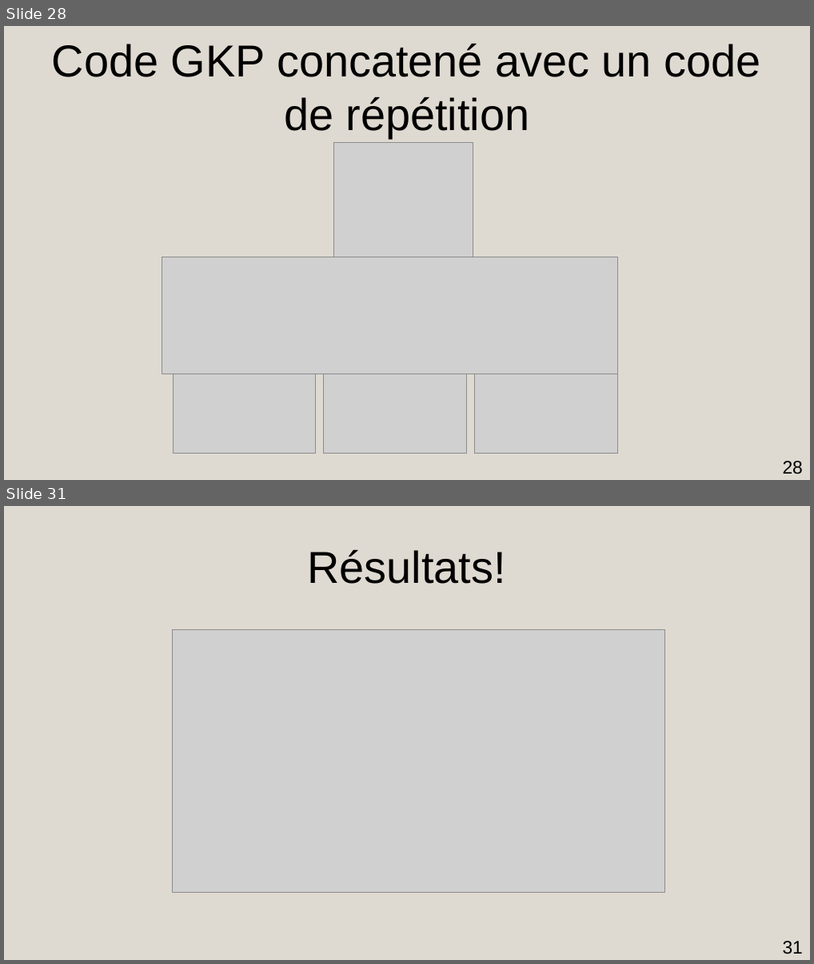
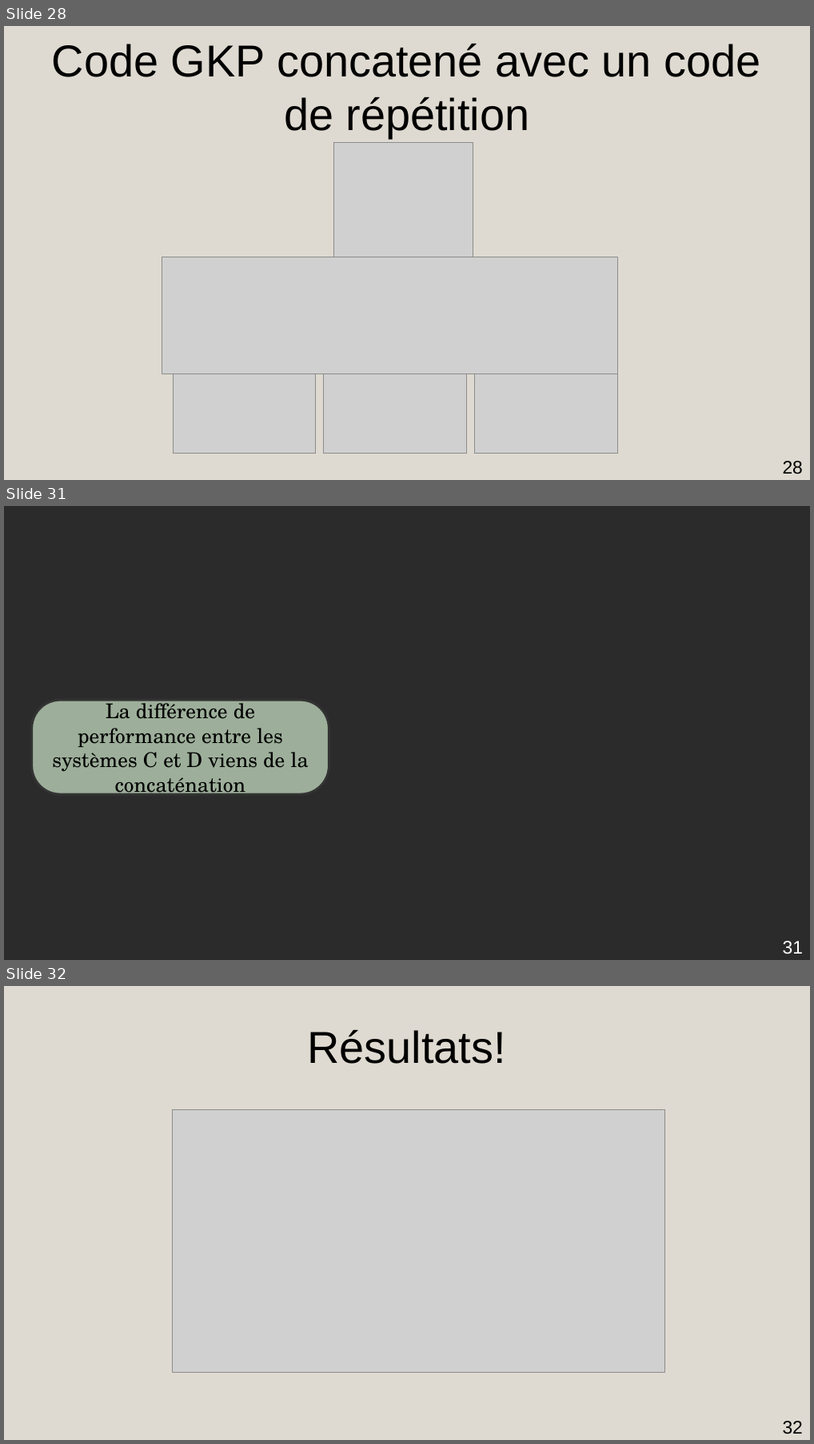
Before and after one commit to AmdaU/presentations, a slide deck: Seminaire/Seminaire.odp. Shown one above the other, each under a label of ours: slides 28 and 31 before the commit, slides 28, 31 and 32 after it; the slides between them are not shown. The pictures are 814x964 and 814x1444 pixels, drawn with LibreOffice and Linux fonts; fonts in the diff are those of the drawing; grey boxes stand for pictures; background and template pictures are left out; a plain dark background stands for a picture behind light text. Boxes give left, top, right and bottom in pixels: in the first picture for what was removed or moved away, otherwise in the second. Text is boxed around its words. In the diff, an @@ line names an element or a change of style, - is before the commit and + after.

```diff
--- a/Seminaire/Seminaire.odp
+++ b/Seminaire/Seminaire.odp
@@ slide 31 added at box(4, 506, 810, 960), background picture (left out) @@
@@ rounded rectangle added at box(32, 700, 330, 794), fill #9DAF9A, outline #333333 2.3 pt, 20 pt, text #000000 @@
+La différence de performance entre les systèmes C et D viens de la concaténation
@@ page number added at box(783, 940, 803, 954), 18 pt, text #FFFFFF @@
+31
@@ what was slide 31 is now slide 32 @@
@@ page number at box(783, 1420, 803, 1434): text changed @@
-31
+32
```
Also in this commit, not shown: 1 slide changed, 1 other slide added, 2 other files.
